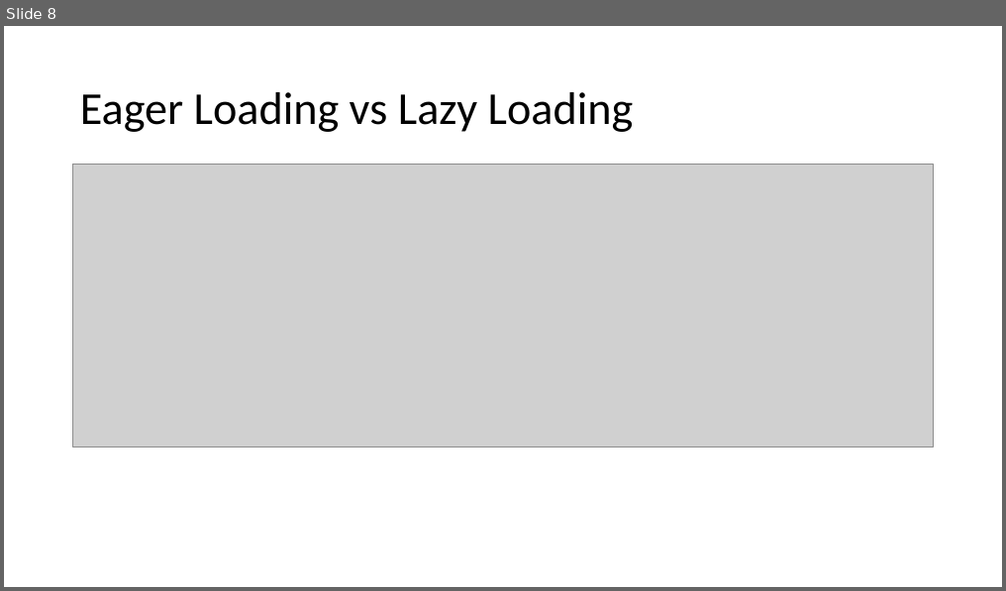
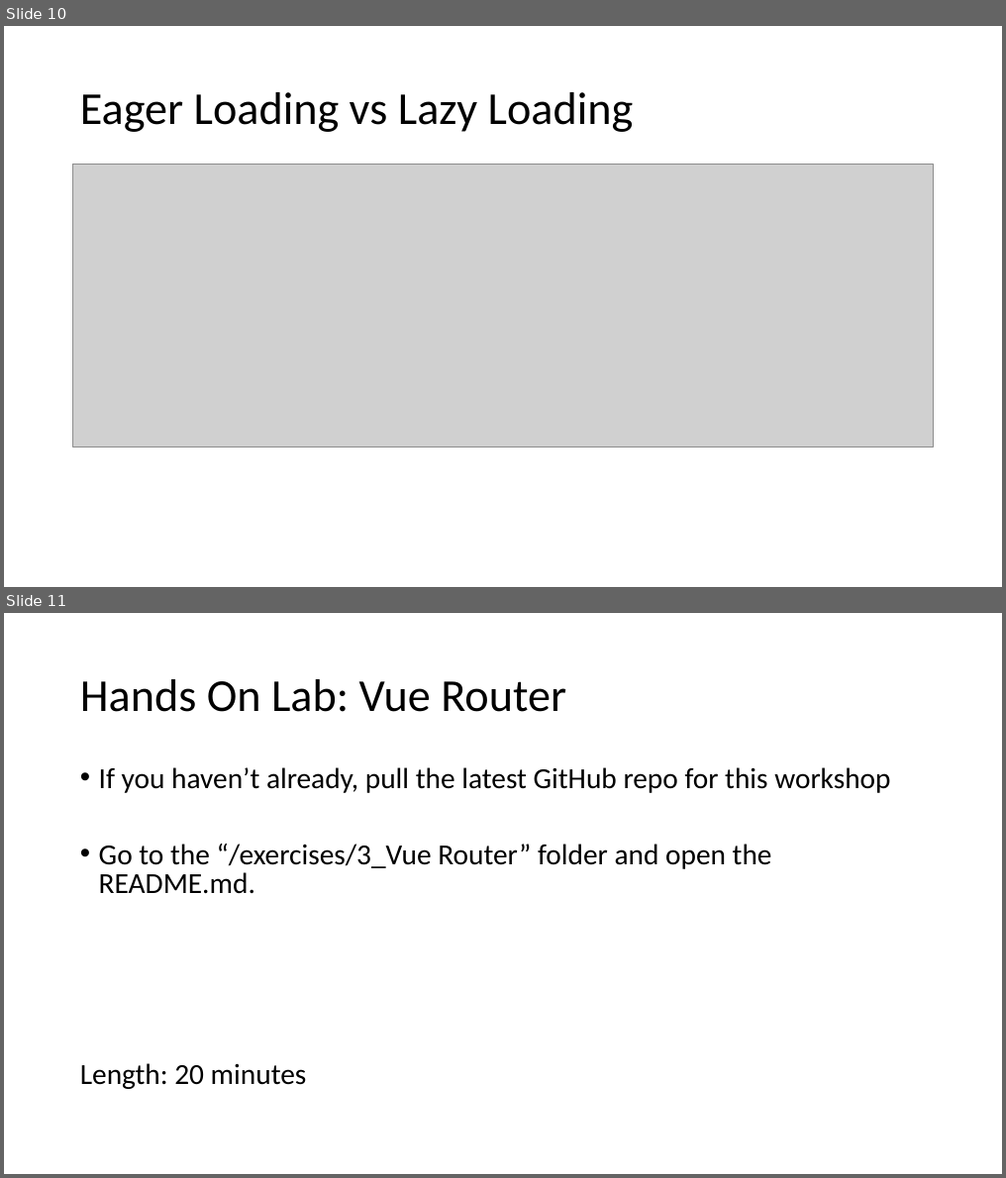
Before and after one commit to 1kevgriff/Workshop-SPA-with-ASPNETCORE-VueJS, a slide deck: Slides/4_Vue Router.pptx. Shown one above the other, each under a label of ours: slide 8 before the commit, slides 10 and 11 after it. The pictures are 1006x591 and 1006x1178 pixels, drawn with LibreOffice and Linux fonts; fonts in the diff are those of the drawing; grey boxes stand for pictures. Boxes give left, top, right and bottom in pixels: in the first picture for what was removed or moved away, otherwise in the second. Text is boxed around its words. In the diff, an @@ line names an element or a change of style, - is before the commit and + after.

```diff
--- a/Slides/4_Vue Router.pptx
+++ b/Slides/4_Vue Router.pptx
@@ slide 11 added at <box>4,613,1002,1174</box>, background #FFFFFF @@
@@ title added at <box>80,679,566,712</box>, 44 pt, text #000000 @@
+Hands On Lab: Vue Router
@@ text added at <box>80,767,890,1089</box>, 28 pt, text #000000 @@
+• If you haven’t already, pull the latest GitHub repo for this workshop
+• Go to the “/exercises/3_Vue Router” folder and open the README.md.
+Length: 20 minutes
@@ what was slide 8 is now slide 10 @@
```
Also in this commit, not shown: 2 other slides added, 1 slide removed, 18 other files.
